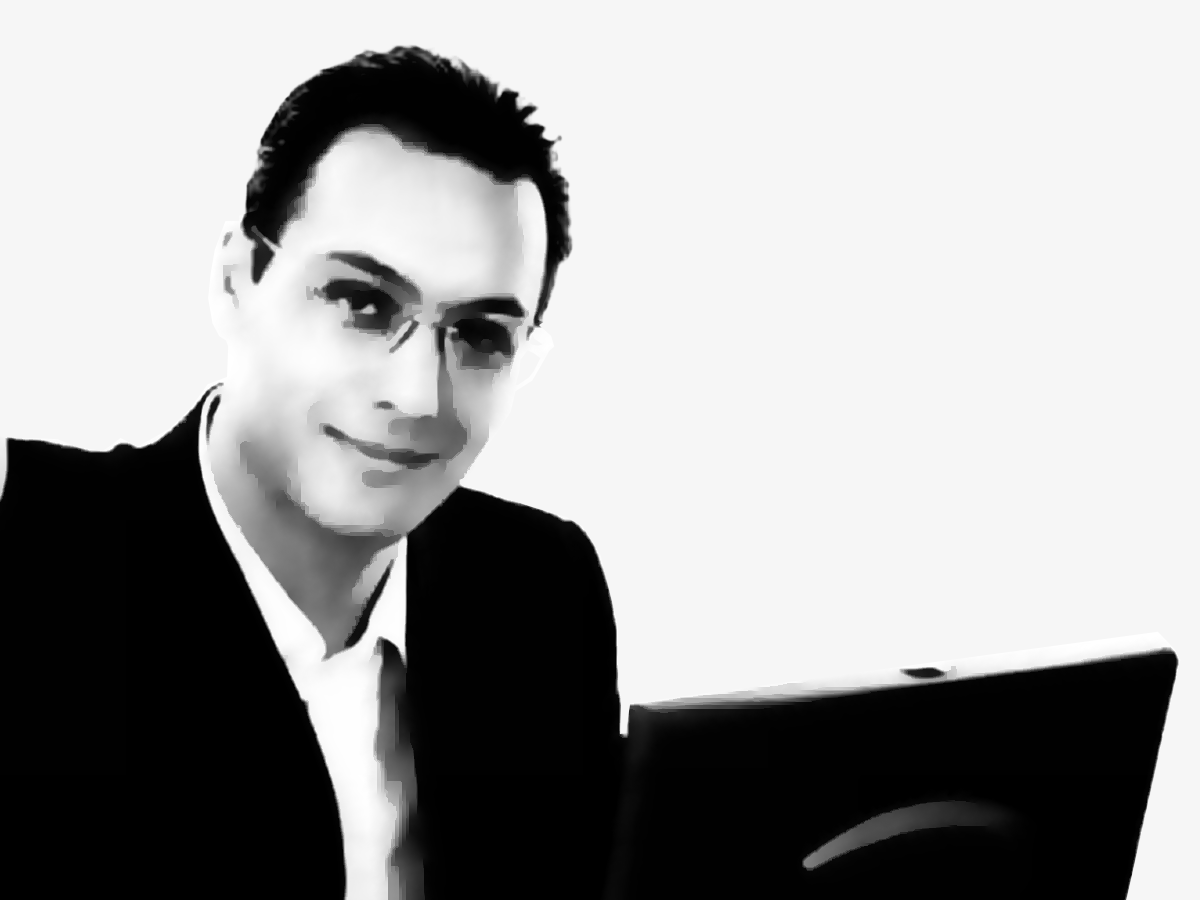
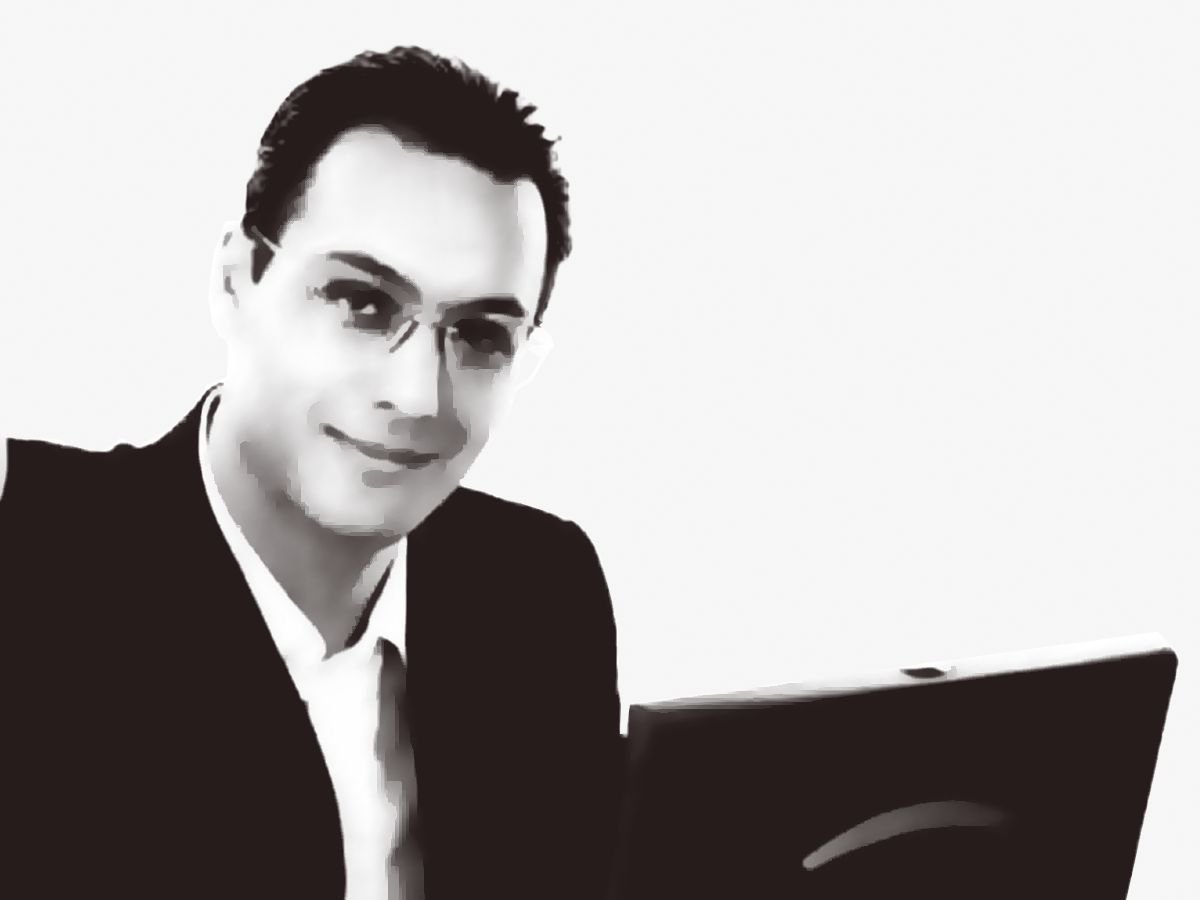
Two versions of the same layered image (1200x900). Layer-by-layer changes:
removed layer "Layer 1 copy" over (x1=0, y1=45, x2=1179, y2=900)
removed layer "Background" over (x1=0, y1=45, x2=1179, y2=900)
added layer "image_color" above "image_back" over (x1=0, y1=45, x2=1179, y2=900)
added layer "image_back" over (x1=0, y1=45, x2=1179, y2=900)
